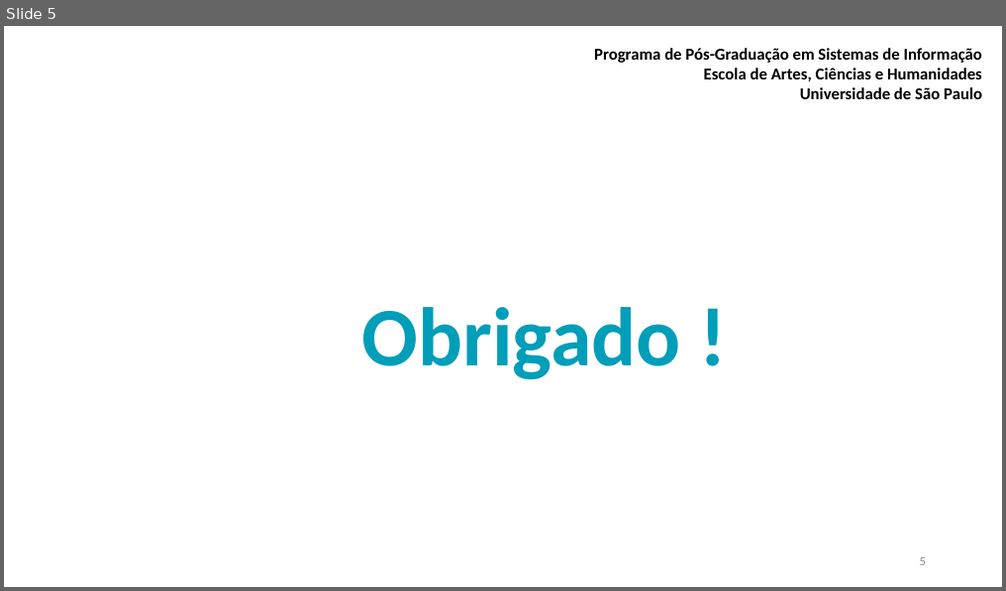
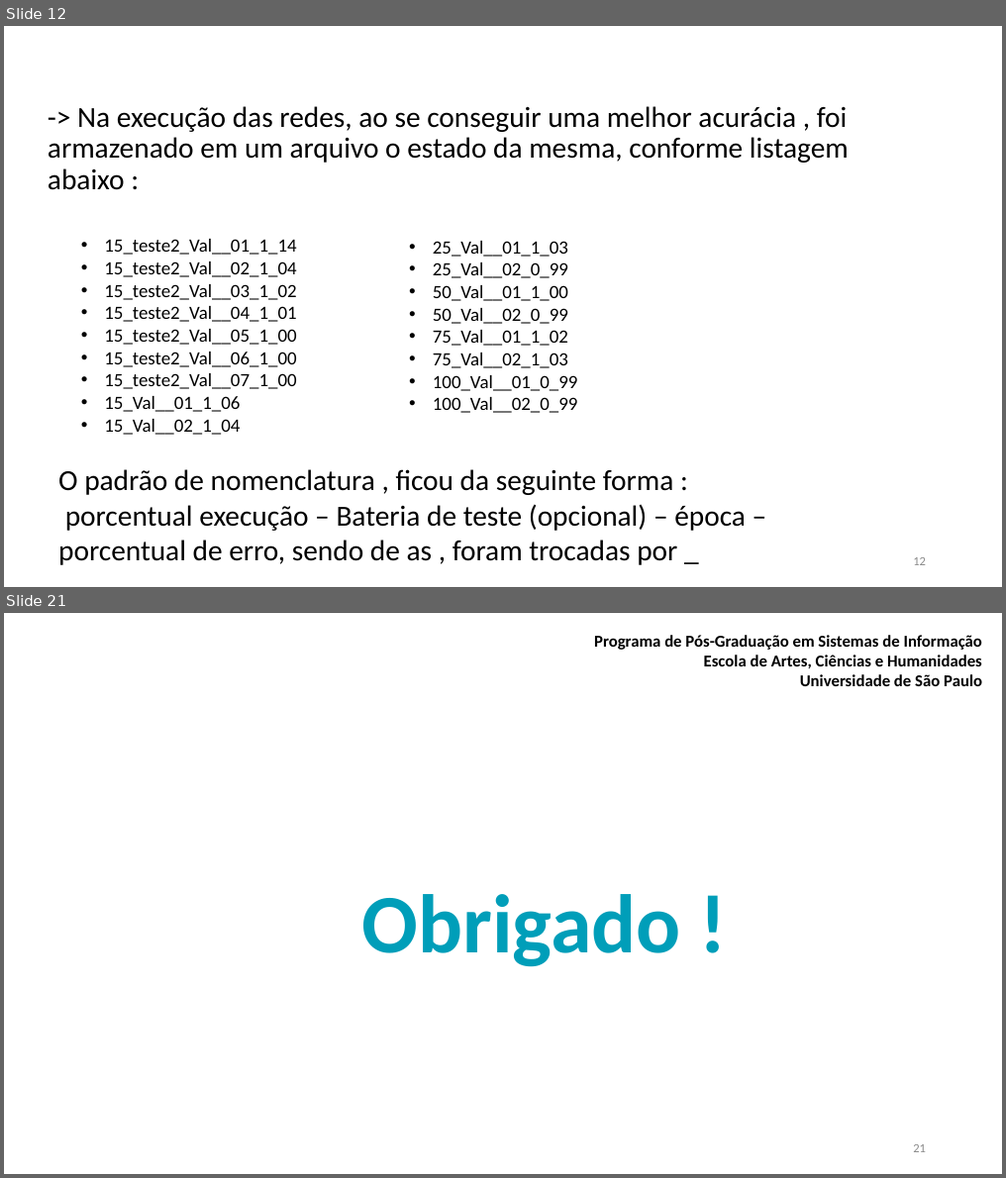
Before and after one commit to MarceloSabris/Clver1, a slide deck: apresentacao/apresentacao.pptx. Shown one above the other, each under a label of ours: slide 5 before the commit, slides 12 and 21 after it; the slides between them are not shown. The pictures are 1006x591 and 1006x1178 pixels, drawn with LibreOffice and Linux fonts; fonts in the diff are those of the drawing; background and template pictures are left out. Boxes give left, top, right and bottom in pixels: in the first picture for what was removed or moved away, otherwise in the second. Text is boxed around its words. In the diff, an @@ line names an element or a change of style, - is before the commit and + after.

```diff
--- a/apresentacao/apresentacao.pptx
+++ b/apresentacao/apresentacao.pptx
@@ slide 12 added at (4,26,1002,587), background #FFFFFF @@
@@ text added at (48,106,848,190), 28 pt, text #000000 @@
+-> Na execução das redes, ao se conseguir uma melhor acurácia , foi armazenado em um arquivo o estado da mesma, conforme listagem abaixo :
@@ title added at (117,107,523,159), 40 pt, text #FFFFFF, bold @@
+Execução e armazenamento da rede
@@ text added at (104,239,296,435), 18 pt, text #000000 @@
+• 15_teste2_Val__01_1_14
+• 15_teste2_Val__02_1_04
+• 15_teste2_Val__03_1_02
+• 15_teste2_Val__04_1_01
+• 15_teste2_Val__05_1_00
+• 15_teste2_Val__06_1_00
+• 15_teste2_Val__07_1_00
+• 15_Val__01_1_06
+• 15_Val__02_1_04
@@ text added at (433,241,578,413), 18 pt, text #000000 @@
+• 25_Val__01_1_03
+• 25_Val__02_0_99
+• 50_Val__01_1_00
+• 50_Val__02_0_99
+• 75_Val__01_1_02
+• 75_Val__02_1_03
+• 100_Val__01_0_99
+• 100_Val__02_0_99
@@ text added at (58,470,746,566), 28 pt, text #000000 @@
+O padrão de nomenclatura , ficou da seguinte forma :
+porcentual execução – Bateria de teste (opcional) – época – porcentual de erro, sendo de as , foram trocadas por _
@@ page number added at (913,558,926,566), 12 pt, text #8C8C8C @@
+12
@@ what was slide 5 is now slide 21 @@
@@ page number at (913,1145,926,1153): text changed @@
-5
+21
```
Also in this commit, not shown: 2 slides changed, 16 other slides added, 1 slide removed, 10 other files.
